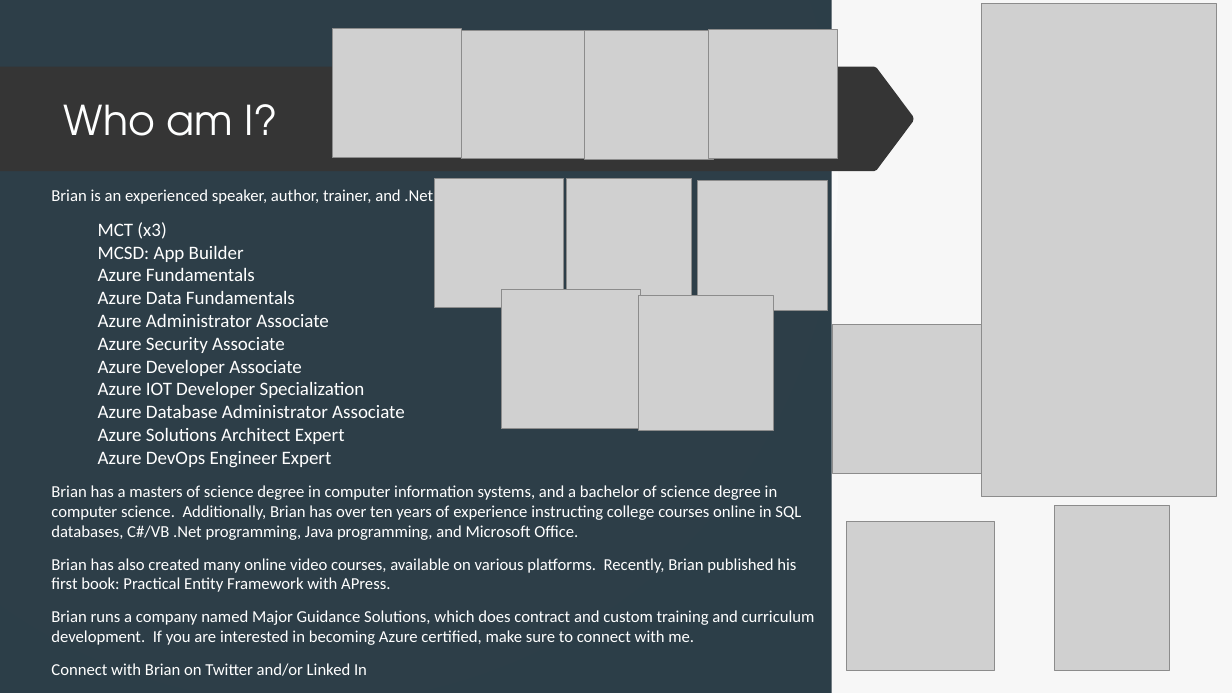
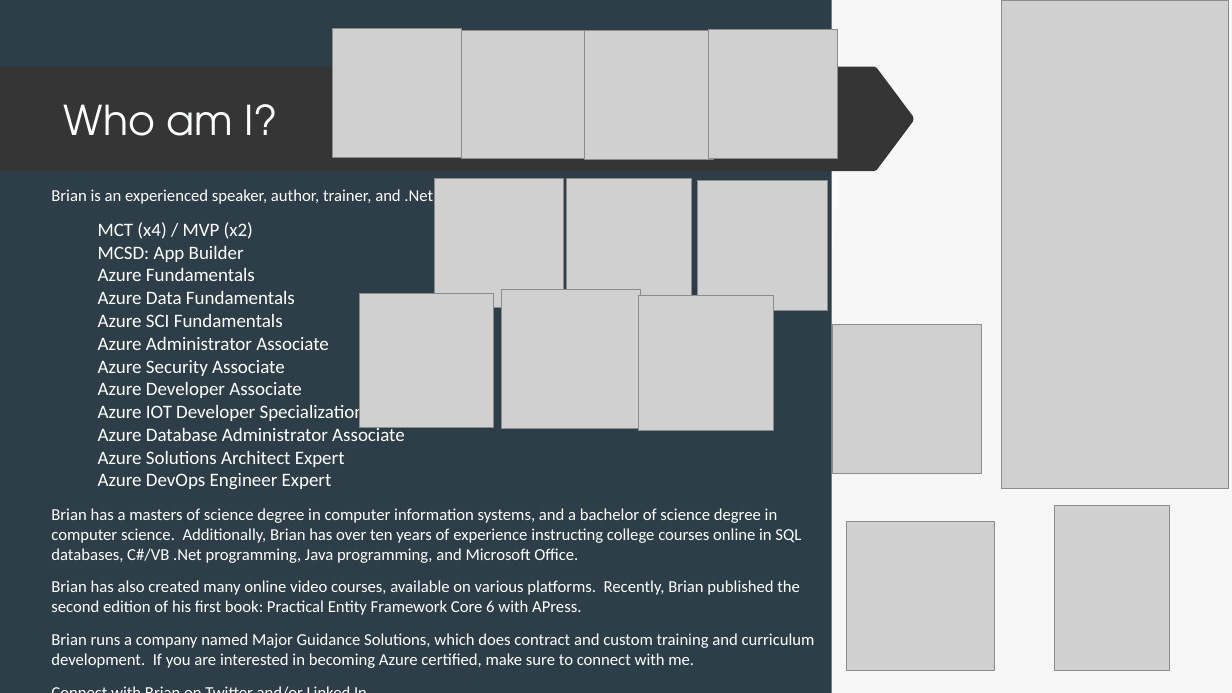
Before and after one commit to blgorman/ServerlessMessagingDemystified, a slide deck: slide 2 of ServerlessMessagingDemystified.pptx. Drawn at 1232x693 pixels with LibreOffice and Linux fonts; fonts in the diff are those of the drawing; grey boxes stand for pictures. Boxes give left, top, right and bottom in pixels: in the first picture for what was removed or moved away, otherwise in the second. Text is boxed around its words. In the diff, an @@ line names an element or a change of style, - is before the commit and + after.

```diff
--- a/ServerlessMessagingDemystified.pptx
+++ b/ServerlessMessagingDemystified.pptx
@@ picture: place and size @@
-picture at [982,4,1216,496]
+picture at [1002,0,1229,489]
@@ text at [98,222,405,490]: text changed @@
-MCT (x3)
-MCSD: App Builder
-Azure Fundamentals
-Azure Data Fundamentals
-Azure Administrator Associate
-Azure Security Associate
-Azure Developer Associate
-Azure IOT Developer Specialization
-Azure Database Administrator Associate
-Azure Solutions Architect Expert
-Azure DevOps Engineer Expert
+MCT (x4) / MVP (x2)
+MCSD: App Builder
+Azure Fundamentals
+Azure Data Fundamentals
+Azure SCI Fundamentals
+Azure Administrator Associate
+Azure Security Associate
+Azure Developer Associate
+Azure IOT Developer Specialization
+Azure Database Administrator Associate
+Azure Solutions Architect Expert
+Azure DevOps Engineer Expert
@@ picture added at [360,294,494,428] @@
@@ text at [51,580,800,615]: text changed @@
-Brian has also created many online video courses, available on various platforms. Recently, Brian published his first book: Practical Entity Framework with APress.
+Brian has also created many online video courses, available on various platforms. Recently, Brian published the second edition of his first book: Practical Entity Framework Core 6 with APress.
```
Also in this commit, not shown: 7 other slides changed, 2 slides added, 6 other files.
